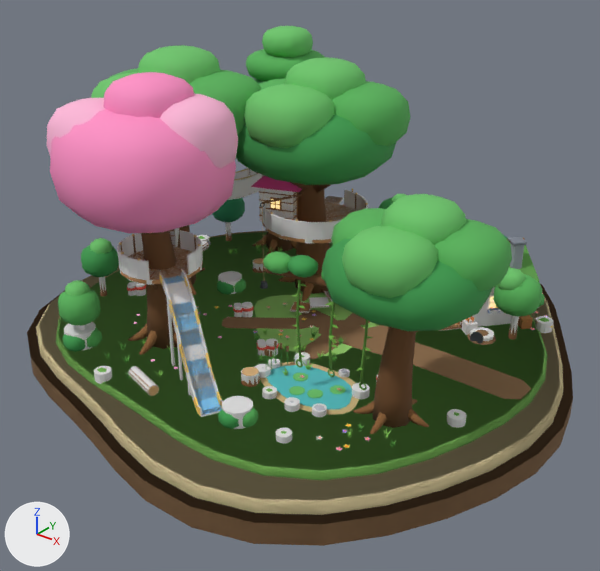
The glTF model packages/arquipelago/src/assets/ilhas/bosque.glb: old version first, new version second.
The view is the same before and after, from a camera (50 mm lens) standing at (24.24, -31.14, 21.79) and looking at (0.27, -1.17, 3.22). The lights are fixed; the arrows at lower left show +X, +Y and +Z. The older version comes first. Vertices at exactly the same position are counted once.

In view in the first picture: 'agua', 'construcoes', 'copa-1', 'copa-11', 'copa-2', 'copa-3', 'copa-4', 'copa-5', 'terreno', 'tronco-4', 'tronco-5', 'vegetacao' and 97 more.
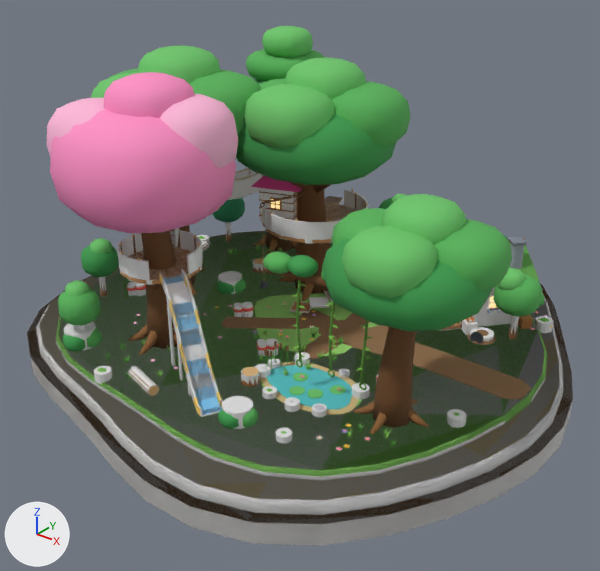
Changed parts and their boxes [x1, y1, x2, y2] in the pictures (600 x 571 px):
'col-terreno', reshaped (not visible before)
    after: [27, 230, 573, 546]
part 1 of me_col_terreno, added
    after: [108, 270, 558, 499]
'terreno', unchanged, covered by the edit
    before: [27, 230, 573, 546]
    after: [27, 233, 573, 524]

Edits to the bpy script that builds the scene:
```text
Change me_col_terreno:
    used by ob_col_terreno; location = (0.0, 0.0, 0.0)
    remove me_col_terreno.from_pydata(...)  # 288 vertices, 462 faces; spans x -14.6..14.3, y -14.1..15.4, z -1.0..1.0
    add me_col_terreno.from_pydata(...)  # 765 vertices, 1450 faces; spans x -14.6..14.3, y -14.1..15.4, z -1.0..1.0
    me_col_terreno part 1: 477 vertices added at x 1.8..7.0, y -7.4..-3.8, z 0.2..1.0
```
